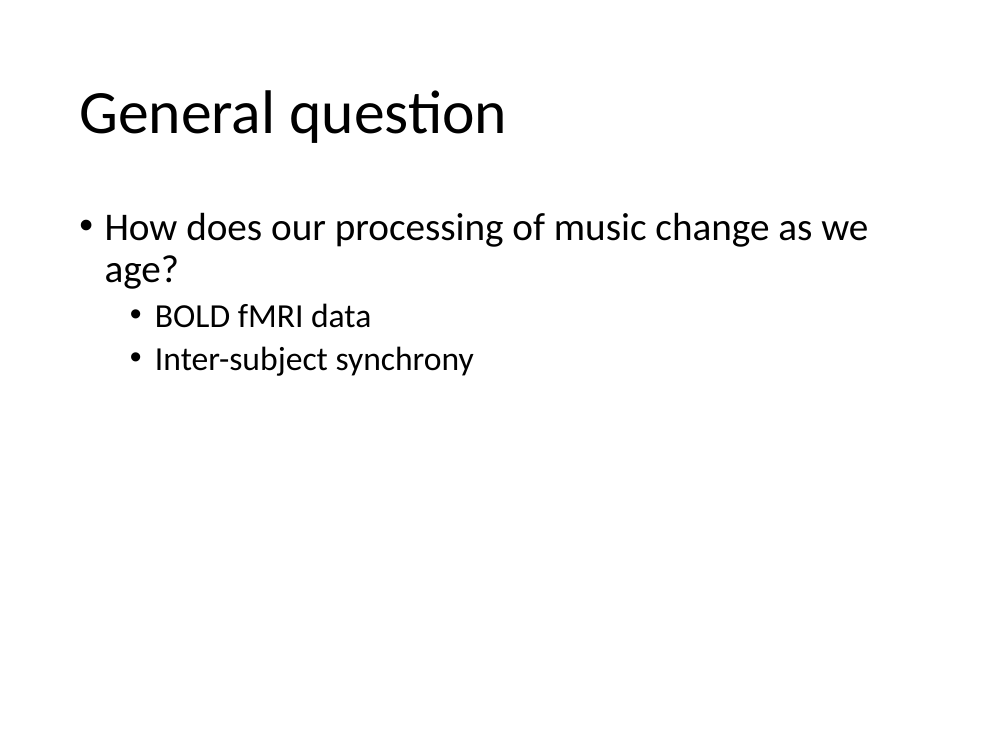
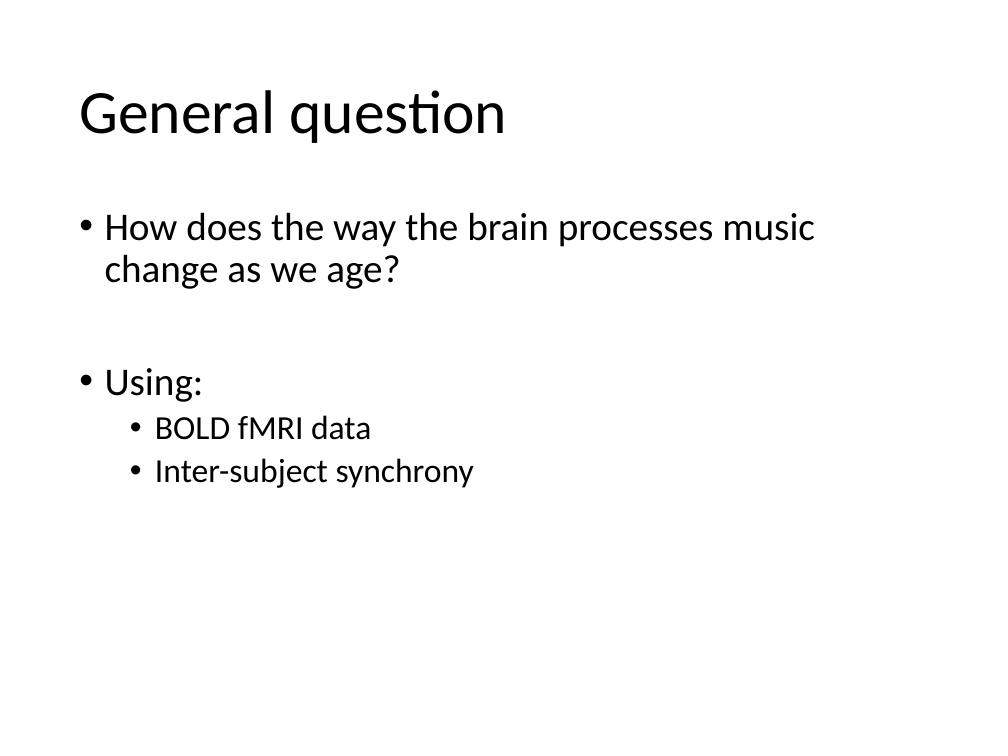
Before and after one commit to asternin/PhDProject, a slide deck: slide 2 of Meetings/2018.05.03-CommitteeMeeting.pptx. Drawn at 1008x756 pixels with LibreOffice and Linux fonts; fonts in the diff are those of the drawing. Boxes give left, top, right and bottom in pixels: in the first picture for what was removed or moved away, otherwise in the second. Text is boxed around its words. In the diff, an @@ line names an element or a change of style, - is before the commit and + after.

```diff
--- a/Meetings/2018.05.03-CommitteeMeeting.pptx
+++ b/Meetings/2018.05.03-CommitteeMeeting.pptx
@@ text at bbox=[105, 212, 815, 402]: text changed @@
-• How does our processing of music change as we age?
+• How does the way the brain processes music change as we age?
+• Using:
```
Also in this commit, not shown: 1 other slide changed, 1 slide added, 1 other file.
